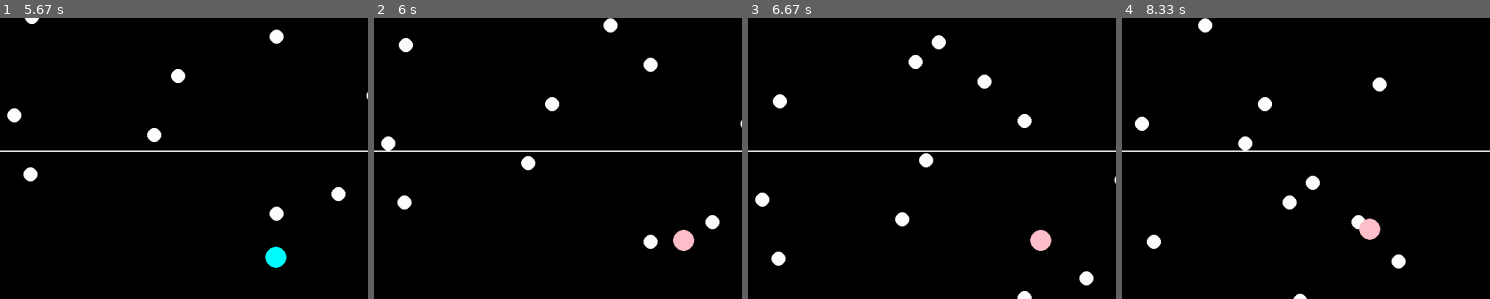
Above: before the commit, frames 1-4 (left to right).
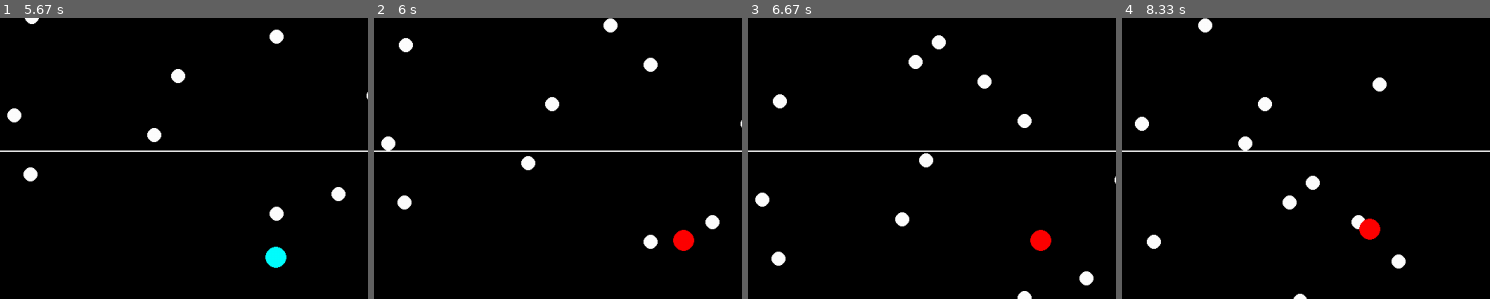
Above: after the commit, the same moments.

Repository: lucasdev30/Pygame
Game: pygame game, started from jv_cours.py
Two runs of this game, one before a commit and one after it. Both use one fixed random seed, a clock stepped at 60 frames per second and the inputs below.
Inputs:
- Up to frame 1 (5.67 s): hold Right 0.33-0.8 s; hold Up 0.83-1.13 s; hold Right 1.17-1.63 s; hold Left 1.67-2.2 s; hold Down 2.23-2.53 s; hold Left 2.57-2.97 s; hold Up 3-3.37 s; hold Right 3.4-4.03 s; hold Down 4.07-4.43 s; hold Left 4.47-4.93 s; hold Right 4.97-5.43 s; hold Up from 5.47 s (still down)
- Up to frame 2 (6 s): release Up at 5.77 s; hold Right from 5.8 s (still down)
- Up to frame 3 (6.67 s): release Right at 6.27 s; hold Left from 6.3 s (still down)
- Up to frame 4 (8.33 s): release Left at 6.83 s; hold Down 6.87-7.17 s; hold Left 7.2-7.6 s; hold Up 7.63-8 s; hold Right from 8.03 s (still down)
The pictures show only the part of the screen within x 38-88%, y 1-51%; the shares and areas given below are measured in that part.

Frame 1 is identical in both runs. In frame 2, 0.4% of the frame differs, in the area x 81-88%, y 75-83%; in frame 3, 0.4%; in frame 4, 0.4%.

Commit message:
Sans and stuff added

Diff:
--- a/jv_cours.py
+++ b/jv_cours.py
@@ -9,8 +9,8 @@
 h = 800
 screen = pygame.display.set_mode((w, h))
 
-Heart_img = pygame.image.load("Red Heart.png")
-Heart_img = pygame.transform.scale(Heart_img, (30, 30))
+Heart_image = pygame.image.load("Red Heart.png")
+Heart_image = pygame.transform.scale(Heart_image, (30, 30))
 
 #horloge
 clock = pygame.time.Clock()
@@ -38,12 +38,12 @@
         color = "cyan"
         if(self.cooldown):
             color = "grey"
-            color = "pink"
+            color = "red"
         pygame.draw.circle(screen, color, (self.x, self.y), self.r)
 
     def afficher_pv(self, screen):
         for i in range(self.pv):
-            screen.blit(Heart_img,(10 + i * 35, 10))
+            screen.blit(Heart_image,(10 + i * 35, 10))
 
     def est_touche(self):
         if(not self.cooldown):
@@ -160,7 +160,7 @@
         self.actif = True
 
     def dessiner(self, screen):
-        screen.blit(Heart_img, (self.x - Heart_img.get_width()//2, self.y - Heart_img.get_height()//2))
+        screen.blit(Heart_image, (self.x - Heart_image.get_width()//2, self.y - Heart_image.get_height()//2))
 
     def collision(self, player):
         if(abs(self.x - player.x) < self.r + player.r):
Binary file added: Sans.png
